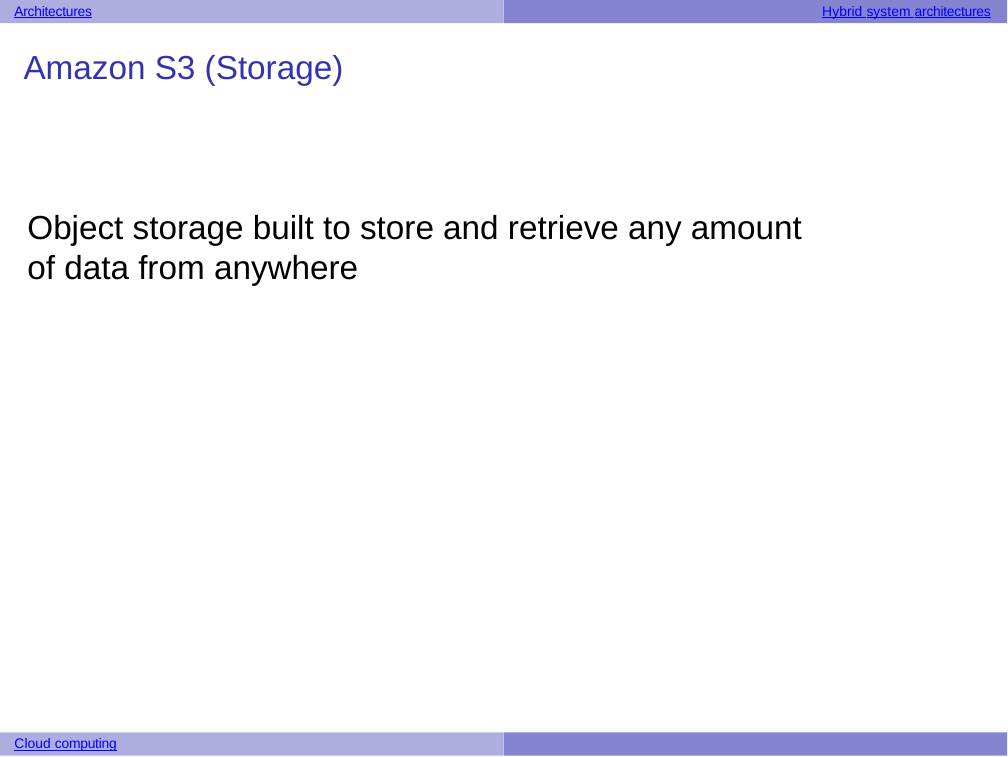
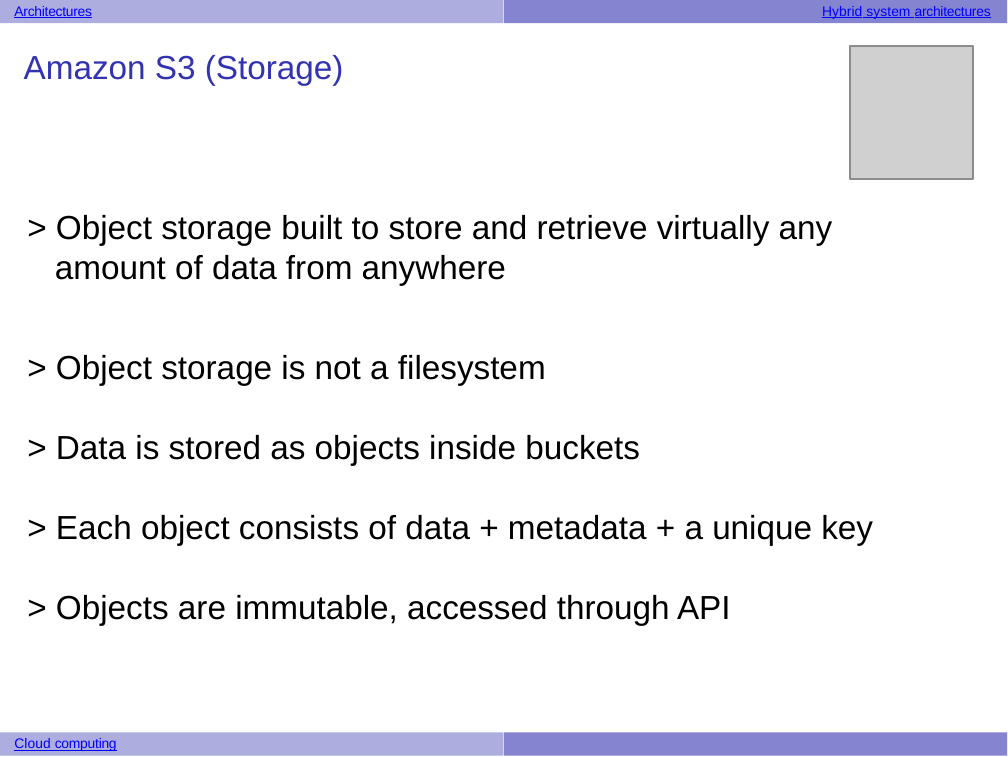
Before and after one commit to UVADS/distributed_computing, a slide deck: slide 7 of 08_aws_services/cloud_compute_architecture_reminder.pptx (slide 6 before the commit). Drawn at 1008x757 pixels with LibreOffice and Linux fonts; fonts in the diff are those of the drawing; grey boxes stand for pictures. Boxes give left, top, right and bottom in pixels: in the first picture for what was removed or moved away, otherwise in the second. Text is boxed around its words. In the diff, an @@ line names an element or a change of style, - is before the commit and + after.

```diff
--- a/08_aws_services/cloud_compute_architecture_reminder.pptx
+++ b/08_aws_services/cloud_compute_architecture_reminder.pptx
@@ picture added at (850, 46, 974, 178) @@
@@ text at (55, 215, 873, 626): text changed @@
-Object storage built to store and retrieve any amount
-of data from anywhere
+> Object storage built to store and retrieve virtually any
+amount of data from anywhere
+> Object storage is not a filesystem
+> Data is stored as objects inside buckets
+> Each object consists of data + metadata + a unique key
+> Objects are immutable, accessed through API
```
Also in this commit, not shown: 1 other slide changed, 6 slides added, 2 other files.
